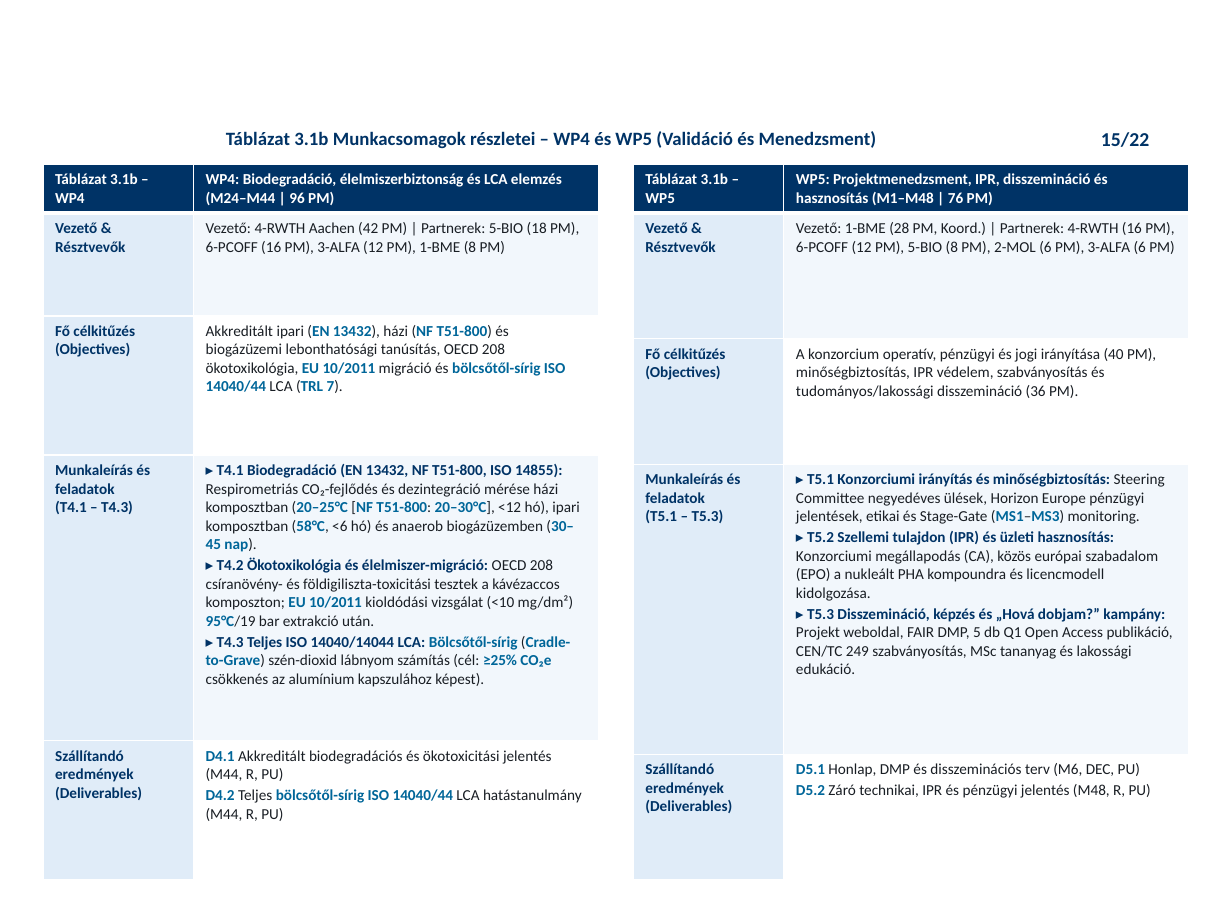
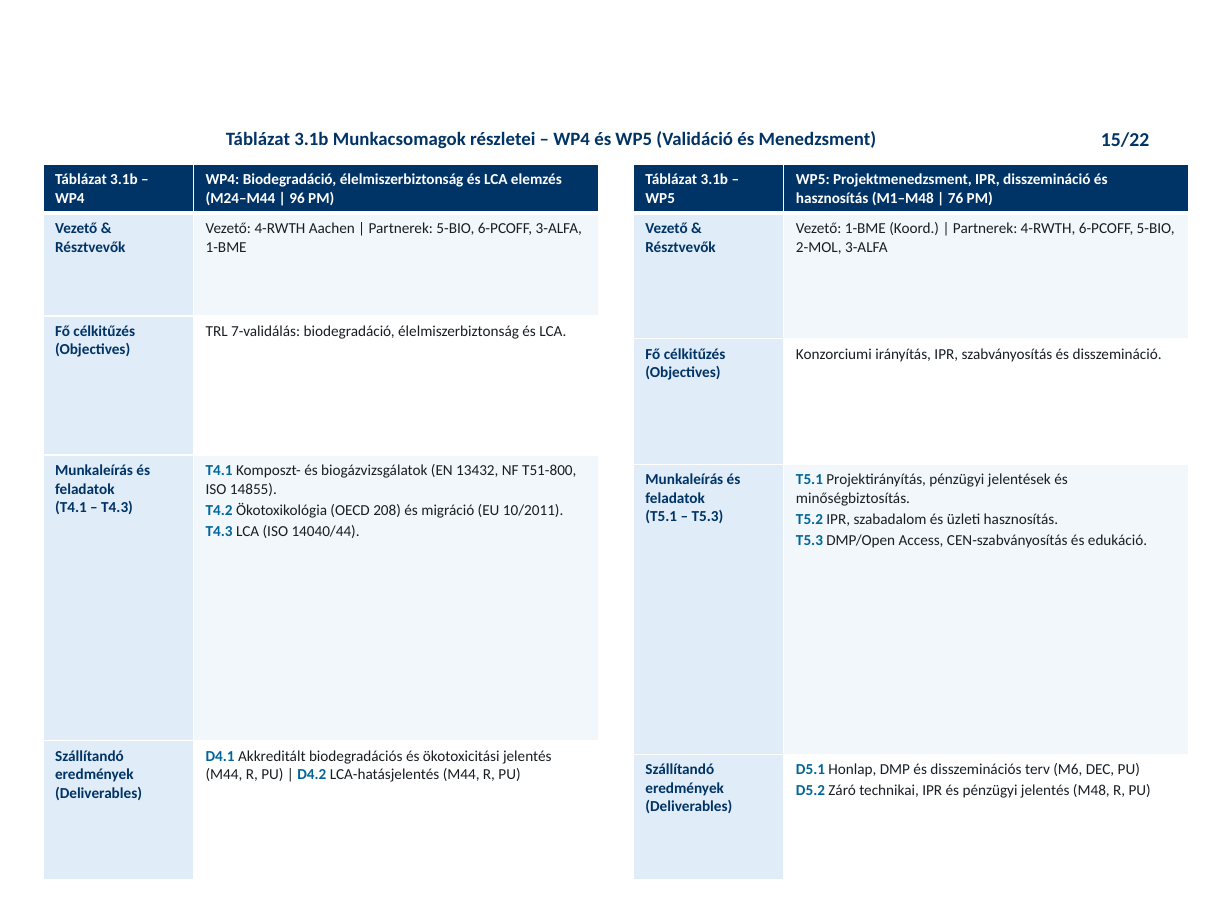
Before and after one commit to RMarci44/Fenntarthato-hulladek-projekt, a slide deck: slide 15 of PHACK_Prezentacio_Vegleges.pptx. Drawn at 1232x924 pixels with LibreOffice and Linux fonts; fonts in the diff are those of the drawing; background and template pictures are left out. Boxes give left, top, right and bottom in pixels: in the first picture for what was removed or moved away, otherwise in the second. Text is boxed around its words. In the diff, an @@ line names an element or a change of style, - is before the commit and + after.

```diff
--- a/PHACK_Prezentacio_Vegleges.pptx
+++ b/PHACK_Prezentacio_Vegleges.pptx
@@ table at <box>43,164,599,880</box> @@
-row 2, column 2: Vezető: 4-RWTH Aachen (42 PM) | Partnerek: 5-BIO (18 PM), 6-PCOFF (16 PM), 3-ALFA (12 PM), 1-BME (8 PM)
+row 2, column 2: Vezető: 4-RWTH Aachen | Partnerek: 5-BIO, 6-PCOFF, 3-ALFA, 1-BME
-row 3, column 2: Akkreditált ipari (EN 13432), házi (NF T51-800) és biogázüzemi lebonthatósági tanúsítás, OECD 208 ökotoxikológia, EU 10/2011 migráció és bölcsőtől-sírig ISO 14040/44 LCA (TRL 7).
+row 3, column 2: TRL 7-validálás: biodegradáció, élelmiszerbiztonság és LCA.
-row 4, column 2: ▸ T4.1 Biodegradáció (EN 13432, NF T51-800, ISO 14855): Respirometriás CO₂-fejlődés és dezintegráció mérése házi komposztban (20–25°C [NF T51-800: 20–30°C], <12 hó), ipari komposztban (58°C, <6 hó) és anaerob biogázüzemben (30–45 nap). / ▸ T4.2 Ökotoxikológia és élelmiszer-migráció: OECD 208 csíranövény- és földigiliszta-toxicitási tesztek a kávézaccos komposzton; EU 10/2011 kioldódási vizsgálat (<10 mg/dm²) 95°C/19 bar extrakció után. / ▸ T4.3 Teljes ISO 14040/14044 LCA: Bölcsőtől-sírig (Cradle-to-Grave) szén-dioxid lábnyom számítás (cél: ≥25% CO₂e csökkenés az alumínium kapszulához képest).
+row 4, column 2: T4.1 Komposzt- és biogázvizsgálatok (EN 13432, NF T51-800, ISO 14855). / T4.2 Ökotoxikológia (OECD 208) és migráció (EU 10/2011). / T4.3 LCA (ISO 14040/44).
-row 5, column 2: D4.1 Akkreditált biodegradációs és ökotoxicitási jelentés (M44, R, PU) / D4.2 Teljes bölcsőtől-sírig ISO 14040/44 LCA hatástanulmány (M44, R, PU)
+row 5, column 2: D4.1 Akkreditált biodegradációs és ökotoxicitási jelentés (M44, R, PU) | D4.2 LCA-hatásjelentés (M44, R, PU)
@@ borders changed @@
@@ table at <box>633,164,1189,880</box> @@
-row 2, column 2: Vezető: 1-BME (28 PM, Koord.) | Partnerek: 4-RWTH (16 PM), 6-PCOFF (12 PM), 5-BIO (8 PM), 2-MOL (6 PM), 3-ALFA (6 PM)
+row 2, column 2: Vezető: 1-BME (Koord.) | Partnerek: 4-RWTH, 6-PCOFF, 5-BIO, 2-MOL, 3-ALFA
-row 3, column 2: A konzorcium operatív, pénzügyi és jogi irányítása (40 PM), minőségbiztosítás, IPR védelem, szabványosítás és tudományos/lakossági disszemináció (36 PM).
+row 3, column 2: Konzorciumi irányítás, IPR, szabványosítás és disszemináció.
-row 4, column 2: ▸ T5.1 Konzorciumi irányítás és minőségbiztosítás: Steering Committee negyedéves ülések, Horizon Europe pénzügyi jelentések, etikai és Stage-Gate (MS1–MS3) monitoring. / ▸ T5.2 Szellemi tulajdon (IPR) és üzleti hasznosítás: Konzorciumi megállapodás (CA), közös európai szabadalom (EPO) a nukleált PHA kompoundra és licencmodell kidolgozása. / ▸ T5.3 Disszemináció, képzés és „Hová dobjam?” kampány: Projekt weboldal, FAIR DMP, 5 db Q1 Open Access publikáció, CEN/TC 249 szabványosítás, MSc tananyag és lakossági edukáció.
+row 4, column 2: T5.1 Projektirányítás, pénzügyi jelentések és minőségbiztosítás. / T5.2 IPR, szabadalom és üzleti hasznosítás. / T5.3 DMP/Open Access, CEN-szabványosítás és edukáció.
@@ borders changed @@
```
Also in this commit, not shown: 3 other slides changed, 4 other files.
